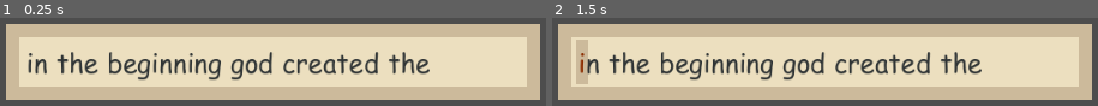
Above: before the commit, frames 1-2 (left to right).
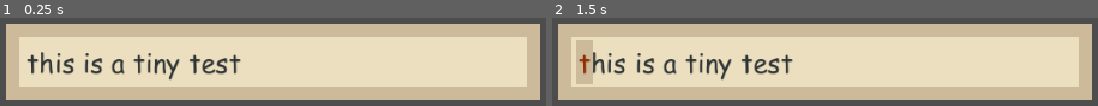
Above: after the commit, the same moments.

Repository: JakasaurusRex/filibuster
Game: Godot game, scene res://Assets/Scenes/TypeTestScene.tscn
Same seed, same stepped clock (60 frames per second), same inputs: the game is played once before the commit and once after it.
Inputs:
- Up to frame 1 (0.25 s): no input
- Up to frame 2 (1.5 s): tap Enter at 0.5 s; tap Space at 1.25 s

The runs differ from the first frame. In frame 1, 8.6% of the frame differs, in the area x 4-79%, y 38-72%; in frame 2, 9.0%, in the area x 4-79%, y 25-75%.

Commit message:
pulls new doc files after current one finishes

Diff:
--- a/filibuster/Scripts/DocumentHandler.gd
+++ b/filibuster/Scripts/DocumentHandler.gd
@@ -13,6 +13,11 @@
 	},
 	"game_jam_text": {
 		"file": "jam_info.txt",
+		"next": null,
+		"typed": false
+	},
+	"tiny_test":  {
+		"file": "tiny_test.txt",
 		"next": null,
 		"typed": false
 	}
@@ -37,6 +42,8 @@
 			current_document = get_random_document()
 	return current_document
 
+func get_specific_document(doc):
+	current_document = doc
 
 func get_current_file():
 	return documents[current_document]['file']
--- a/filibuster/Scripts/TestController.gd
+++ b/filibuster/Scripts/TestController.gd
@@ -18,7 +18,7 @@
 
 # Called when the node enters the scene tree for the first time.
 func _ready() -> void:
-	DocumentHandler.get_next_document()
+	DocumentHandler.get_specific_document("tiny_test")
 	type_controller.load_font_data(label)
 	type_controller.parse_document(DocumentHandler.get_current_file())
 	label.text = type_controller.current_sentence
--- a/filibuster/Scripts/TypingController.gd
+++ b/filibuster/Scripts/TypingController.gd
@@ -33,6 +33,9 @@
 	if current_char_idx == current_sentence.length():
 		current_char_idx = 0
 		current_word_idx += 1
+		if len(current_document_tokens) == 0: #finished current document
+			DocumentHandler.get_next_document()
+			parse_document(DocumentHandler.get_current_file())
 		current_sentence = get_line_of_text(current_document_tokens)
 		current_word = document_words[current_word_idx]
 		emit_signal("completed_sentence")
Not shown, added: filibuster/Assets/Documents/tiny_test.txt
